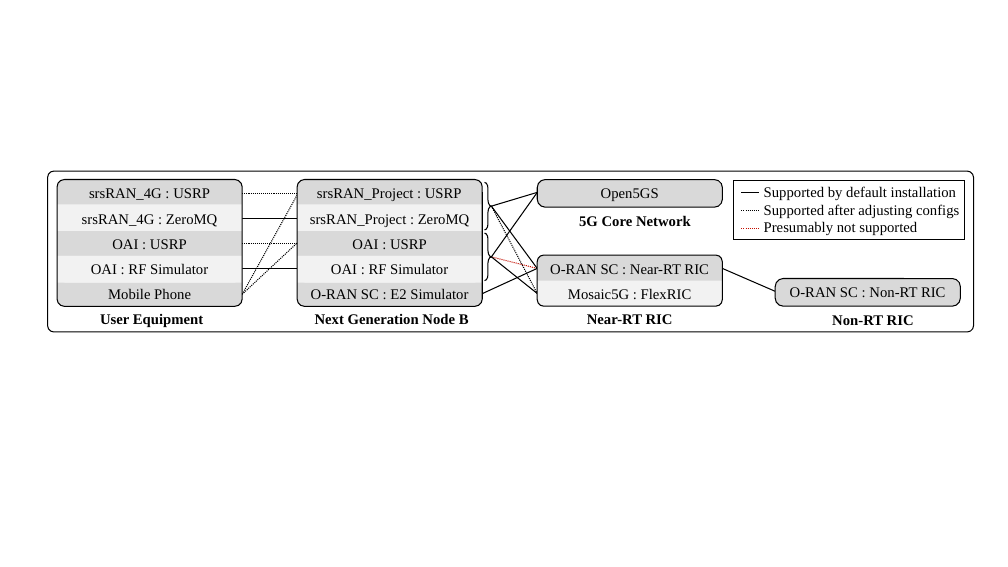
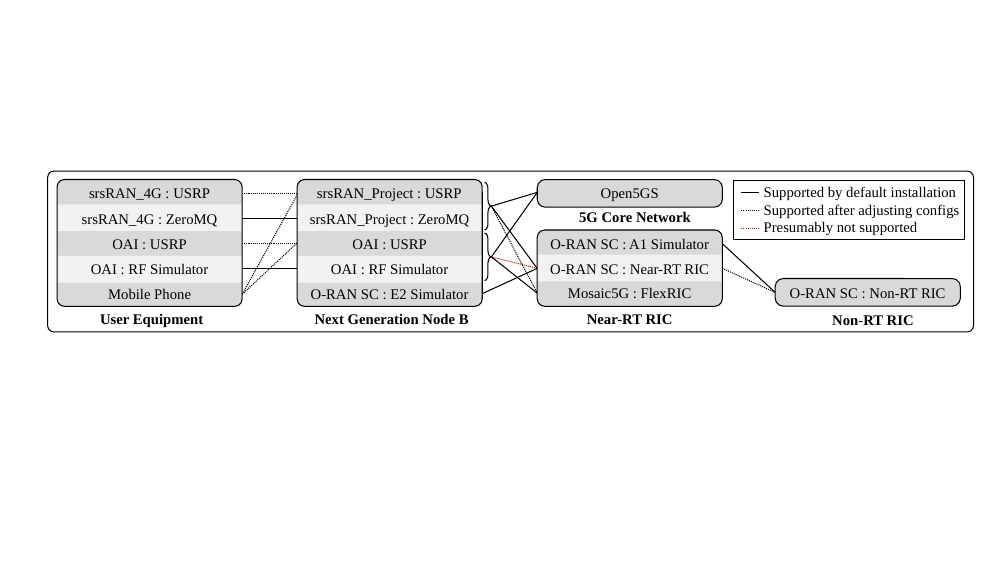
Before and after one commit to usnistgov/O-RAN-Testbed-Automation, a slide deck: slide 3 of RAN_Intelligent_Controllers/research/Diagrams.pptx. Drawn at 1008x567 pixels with LibreOffice and Linux fonts; fonts in the diff are those of the drawing. Boxes give left, top, right and bottom in pixels: in the first picture for what was removed or moved away, otherwise in the second. Text is boxed around its words. In the diff, an @@ line names an element or a change of style, - is before the commit and + after.

```diff
--- a/RAN_Intelligent_Controllers/research/Diagrams.pptx
+++ b/RAN_Intelligent_Controllers/research/Diagrams.pptx
@@ text "5G Core Network": place and size @@
-text "5G Core Network" at box(579, 215, 691, 226)
+text "5G Core Network" at box(579, 211, 691, 222)
@@ rounded rectangle: place and size @@
-rounded rectangle at box(538, 255, 723, 306)
+rounded rectangle at box(538, 230, 723, 306)
@@ rounded rectangle at box(538, 230, 723, 306): proportions changed @@
@@ rounded rectangle at box(538, 230, 723, 306): proportions changed @@
@@ rounded rectangle: place and size @@
-rounded rectangle at box(538, 255, 723, 306)
+rounded rectangle at box(538, 230, 723, 306)
@@ text added at box(550, 238, 709, 249), 14 pt, text #000000 @@
+O-RAN SC : A1 Simulator
@@ rectangle added at box(538, 255, 723, 281), fill #F2F2F2 @@
@@ line (723, 268) - (775, 293): stroke #000000 1 pt to #000000 1 pt dashed @@
@@ line added from (723, 243) to (775, 293), #000000 1 pt @@
@@ round same rect removed at box(538, 281, 723, 306) @@
```
Also in this commit, not shown: 4 other slides changed, 50 other files.
